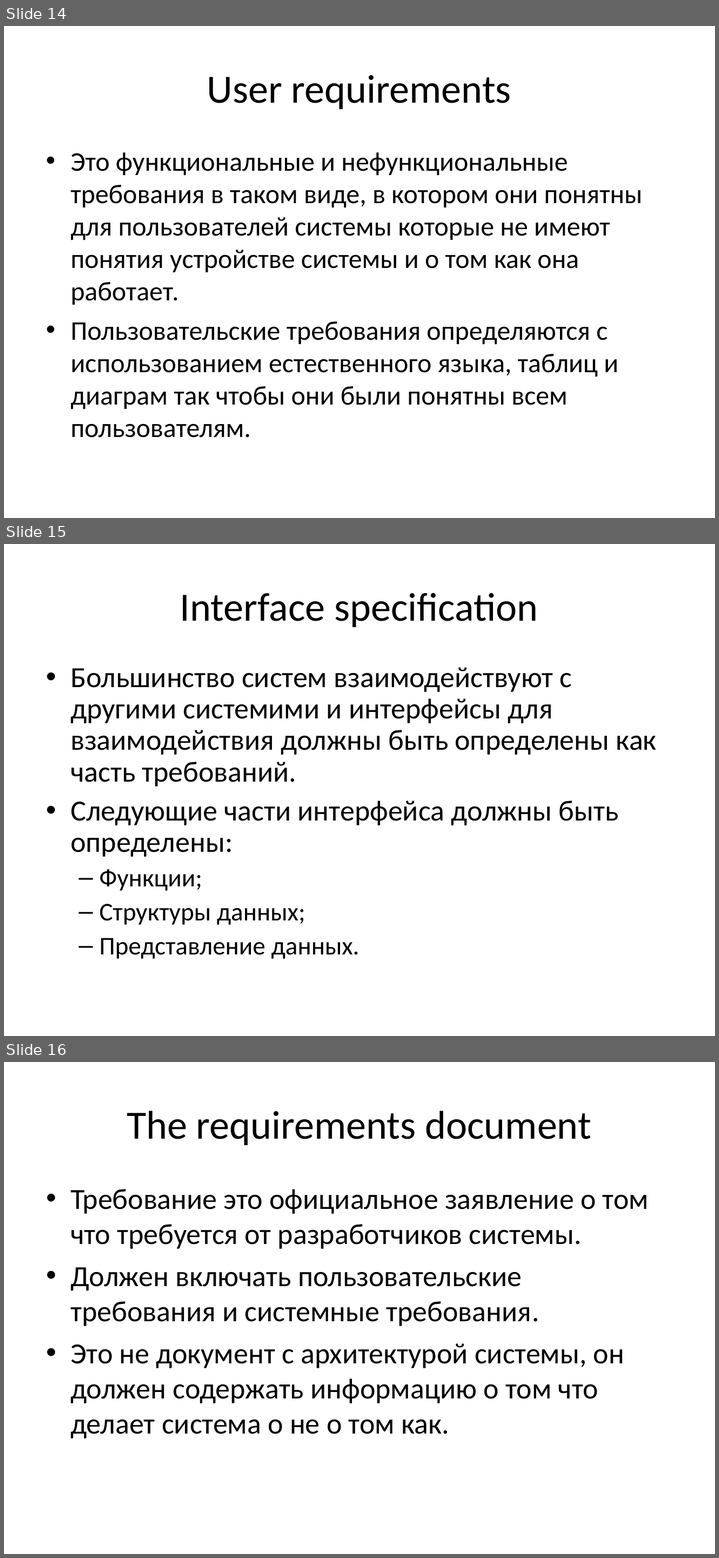
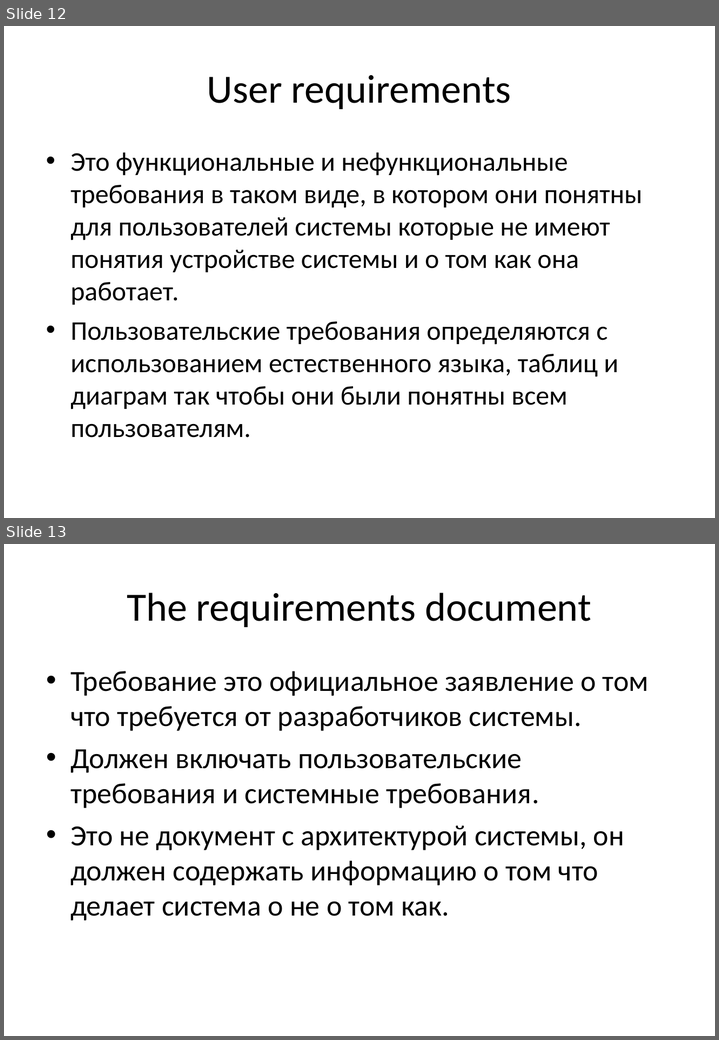
Before and after one commit to BigRacer/swtesting, a slide deck: 4.Requirements/Requirements_rus.ppt. Shown one above the other, each under a label of ours: slides 14, 15 and 16 before the commit, slides 12 and 13 after it. The pictures are 719x1558 and 719x1040 pixels, drawn with LibreOffice and Linux fonts; fonts in the diff are those of the drawing; background and template pictures are left out. Boxes give left, top, right and bottom in pixels: in the first picture for what was removed or moved away, otherwise in the second. Text is boxed around its words. In the diff, an @@ line names an element or a change of style, - is before the commit and + after.

```diff
--- a/4.Requirements/Requirements_rus.ppt
+++ b/4.Requirements/Requirements_rus.ppt
@@ slide 15 removed at [4, 544, 715, 1036], background picture (left out) @@
@@ title removed at [180, 593, 538, 627] @@
-Interface specification
@@ text removed at [70, 667, 656, 959] @@
-• Большинство систем взаимодействуют с другими системими и интерфейсы для взаимодействия должны быть определены как часть требований.
-• Следующие части интерфейса должны быть определены:
-  – Функции;
-  – Структуры данных;
-  – Представление данных.
@@ what was slide 14 is now slide 12 @@
@@ what was slide 16 is now slide 13 @@
```
Also in this commit, not shown: 3 slides changed, 4 slides added, 5 other slides removed.
